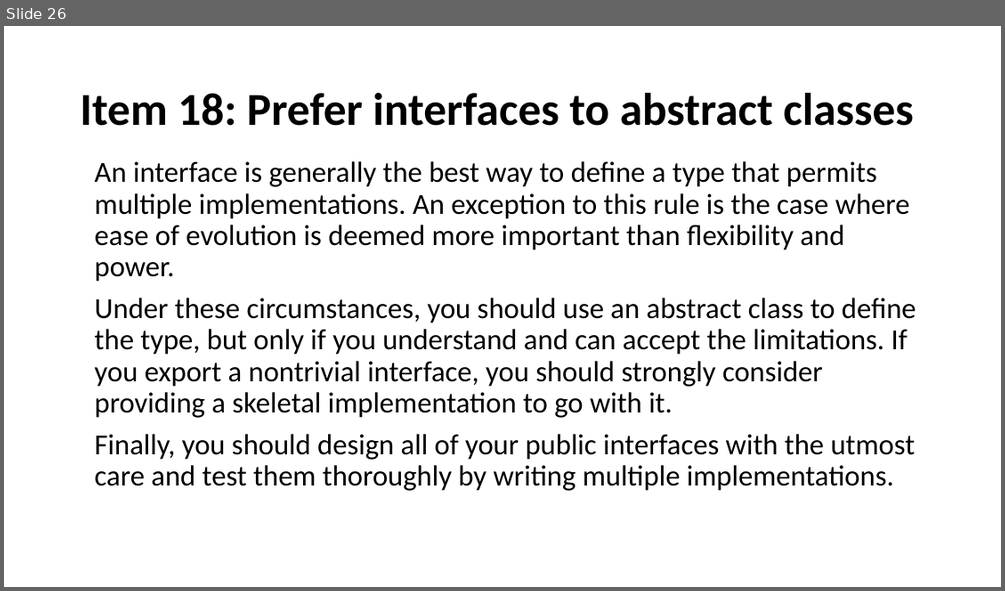
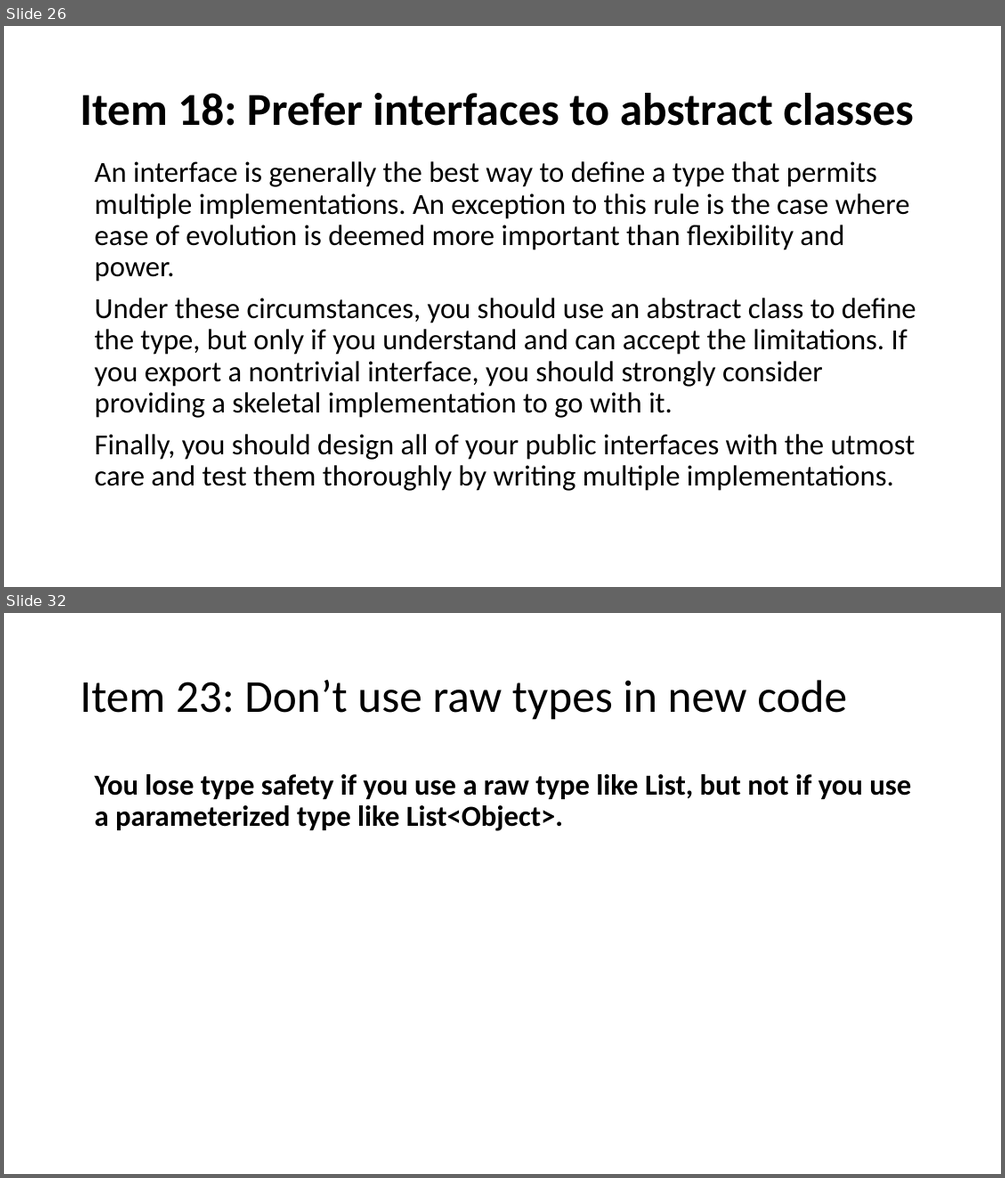
Before and after one commit to javamaster-llc/effective-java-examples-master, a slide deck: Study of Effective Java™.pptx. Shown one above the other, each under a label of ours: slide 26 before the commit, slides 26 and 32 after it; the slides between them are not shown. The pictures are 1005x591 and 1005x1178 pixels, drawn with LibreOffice and Linux fonts; fonts in the diff are those of the drawing. Boxes give left, top, right and bottom in pixels: in the first picture for what was removed or moved away, otherwise in the second. Text is boxed around its words. In the diff, an @@ line names an element or a change of style, - is before the commit and + after.

```diff
--- a/Study of Effective Java™.pptx
+++ b/Study of Effective Java™.pptx
@@ slide 32 added at <box>4,613,1001,1174</box>, background #FFFFFF @@
@@ title added at <box>80,680,847,720</box>, 44 pt, text #000000 @@
+Item 23: Don’t use raw types in new code
@@ text added at <box>95,774,911,831</box>, 28 pt, text #000000, bold @@
+You lose type safety if you use a raw type like List, but not if you use a parameterized type like List<Object>.
```
Also in this commit, not shown: 2 slides changed, 24 other slides added.
